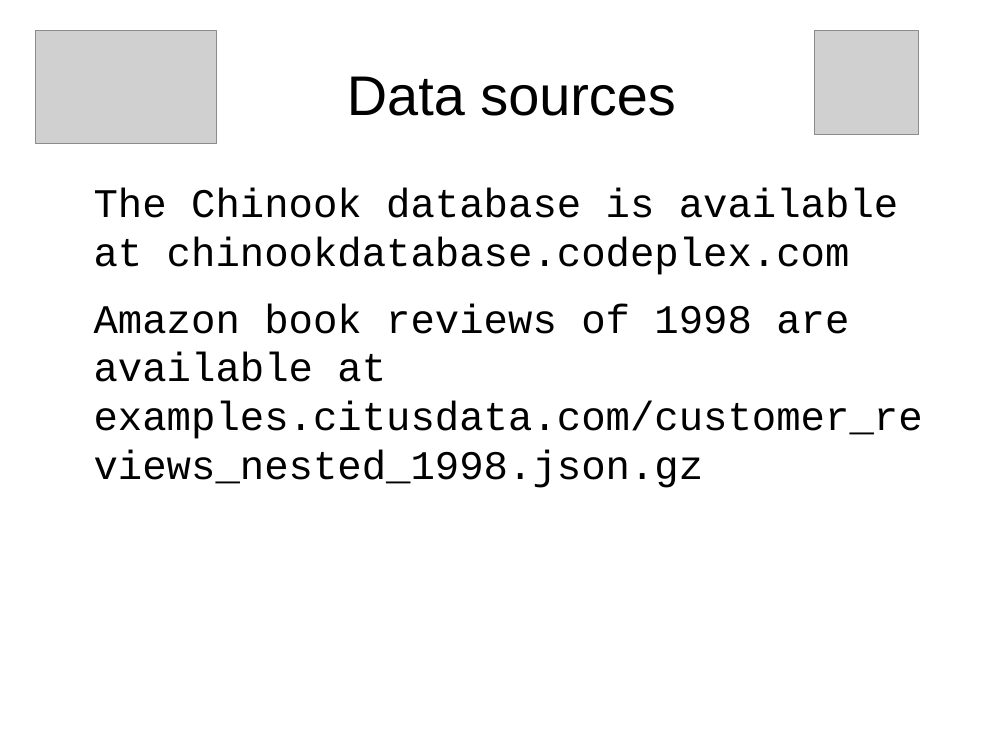
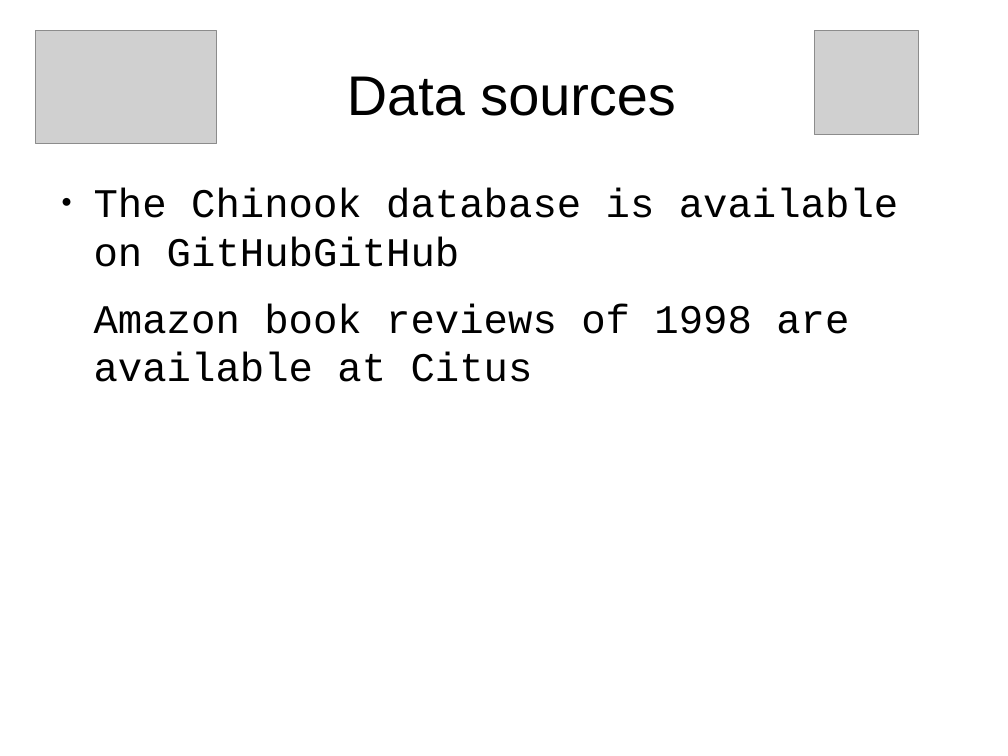
Before and after one commit to sjstoelting/talks, a slide deck: slide 11 of NoSQL-The-SQL-Way.Meetup-Prague-2018/NoSQL-The-SQL-Way.odp. Drawn at 1008x756 pixels with LibreOffice and Linux fonts; fonts in the diff are those of the drawing; grey boxes stand for pictures. Boxes give left, top, right and bottom in pixels: in the first picture for what was removed or moved away, otherwise in the second. Text is boxed around its words. In the diff, an @@ line names an element or a change of style, - is before the commit and + after.

Commit message:
Corrected some links inside the presentation.

```diff
--- a/NoSQL-The-SQL-Way.Meetup-Prague-2018/NoSQL-The-SQL-Way.odp
+++ b/NoSQL-The-SQL-Way.Meetup-Prague-2018/NoSQL-The-SQL-Way.odp
@@ text at (94,188,898,382): text changed @@
-The Chinook database is available at chinookdatabase.codeplex.com
-Amazon book reviews of 1998 are available at examples.citusdata.com/customer_reviews_nested_1998.json.gz
+● The Chinook database is available on GitHubGitHub
+Amazon book reviews of 1998 are available at Citus
```
Also in this commit, not shown: 1 other file.
